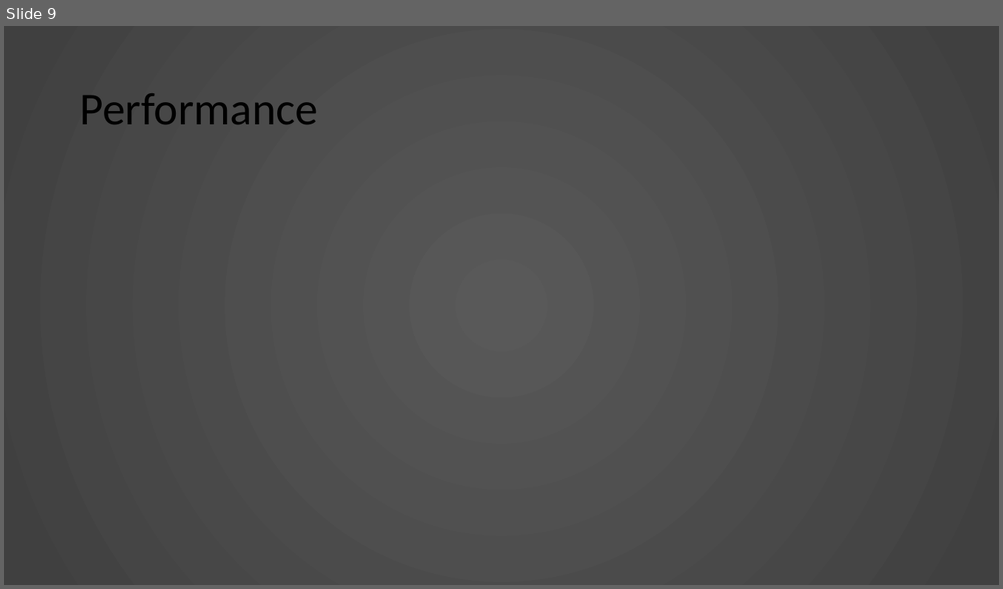
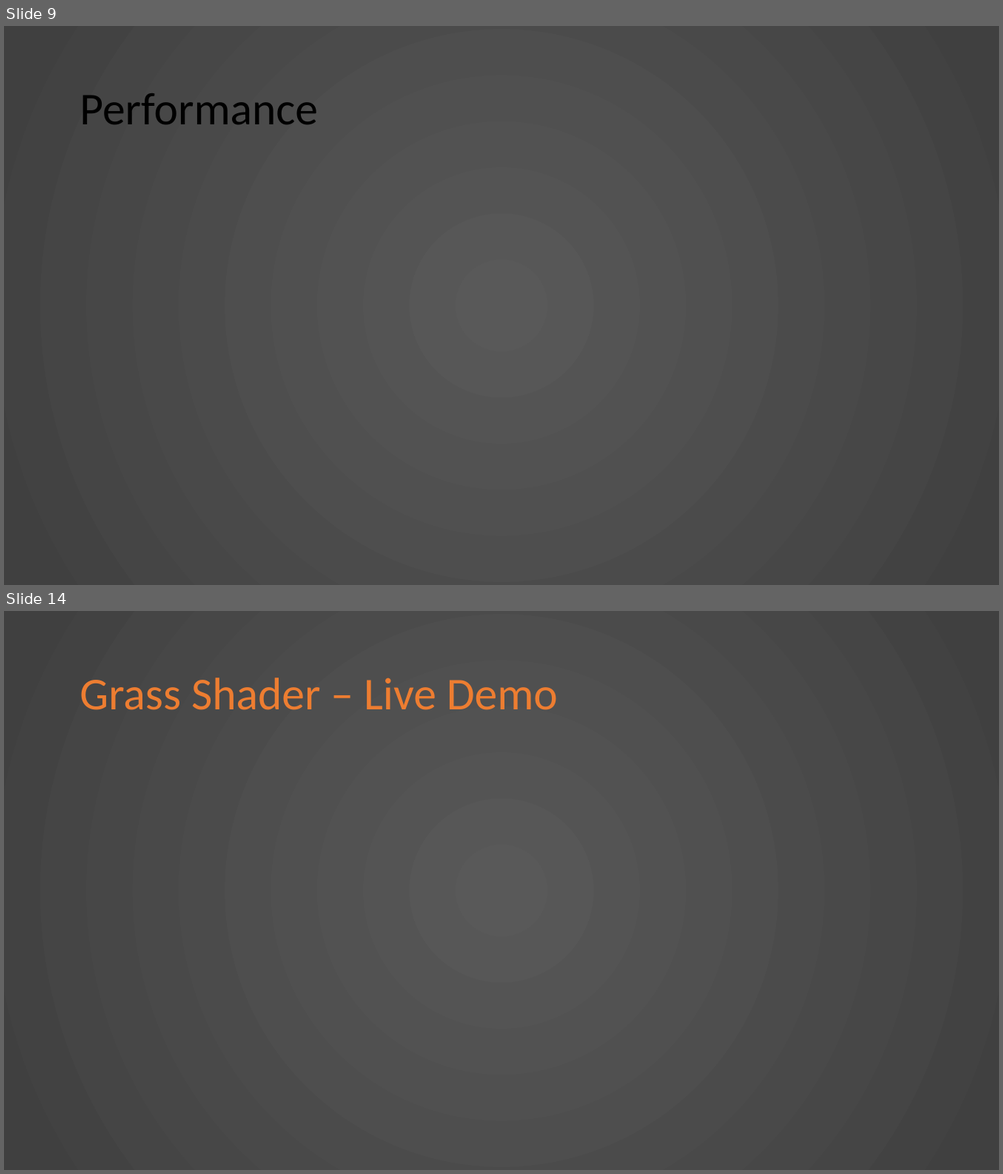
Before and after one commit to KnightTec/ShaderProject, a slide deck: Presentation.pptx. Shown one above the other, each under a label of ours: slide 9 before the commit, slides 9 and 14 after it; the slides between them are not shown. The pictures are 1003x589 and 1003x1174 pixels, drawn with LibreOffice and Linux fonts; fonts in the diff are those of the drawing. Boxes give left, top, right and bottom in pixels: in the first picture for what was removed or moved away, otherwise in the second. Text is boxed around its words. In the diff, an @@ line names an element or a change of style, - is before the commit and + after.

Commit message:
Added Grassshader Outline

```diff
--- a/Presentation.pptx
+++ b/Presentation.pptx
@@ slide 14 added at [4, 611, 999, 1170], background gradient #595959 to #404040 @@
@@ title added at [79, 678, 558, 710], 44 pt, text #ED7D31 @@
+Grass Shader – Live Demo
```
Also in this commit, not shown: 4 other slides added.
